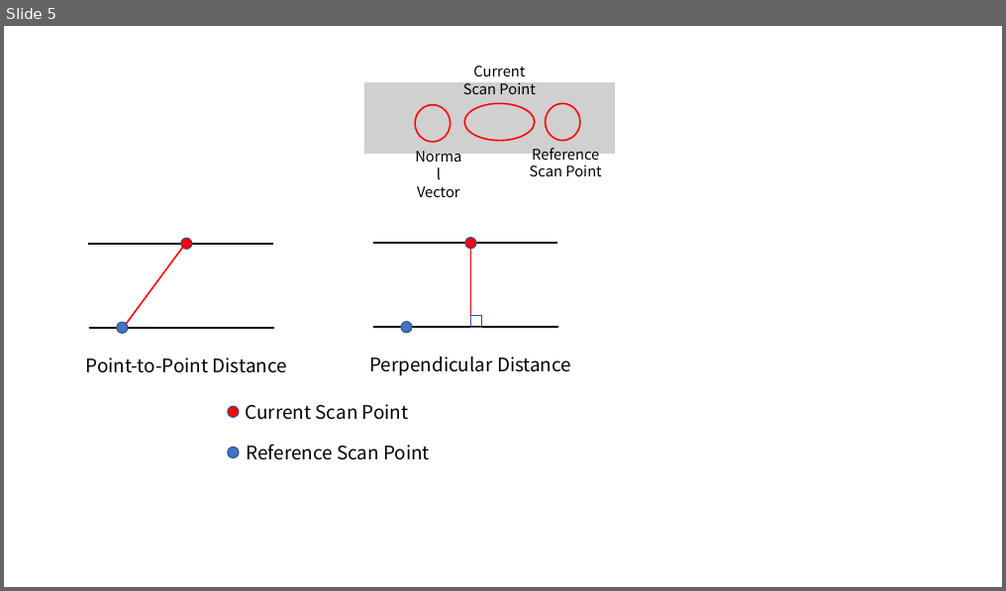
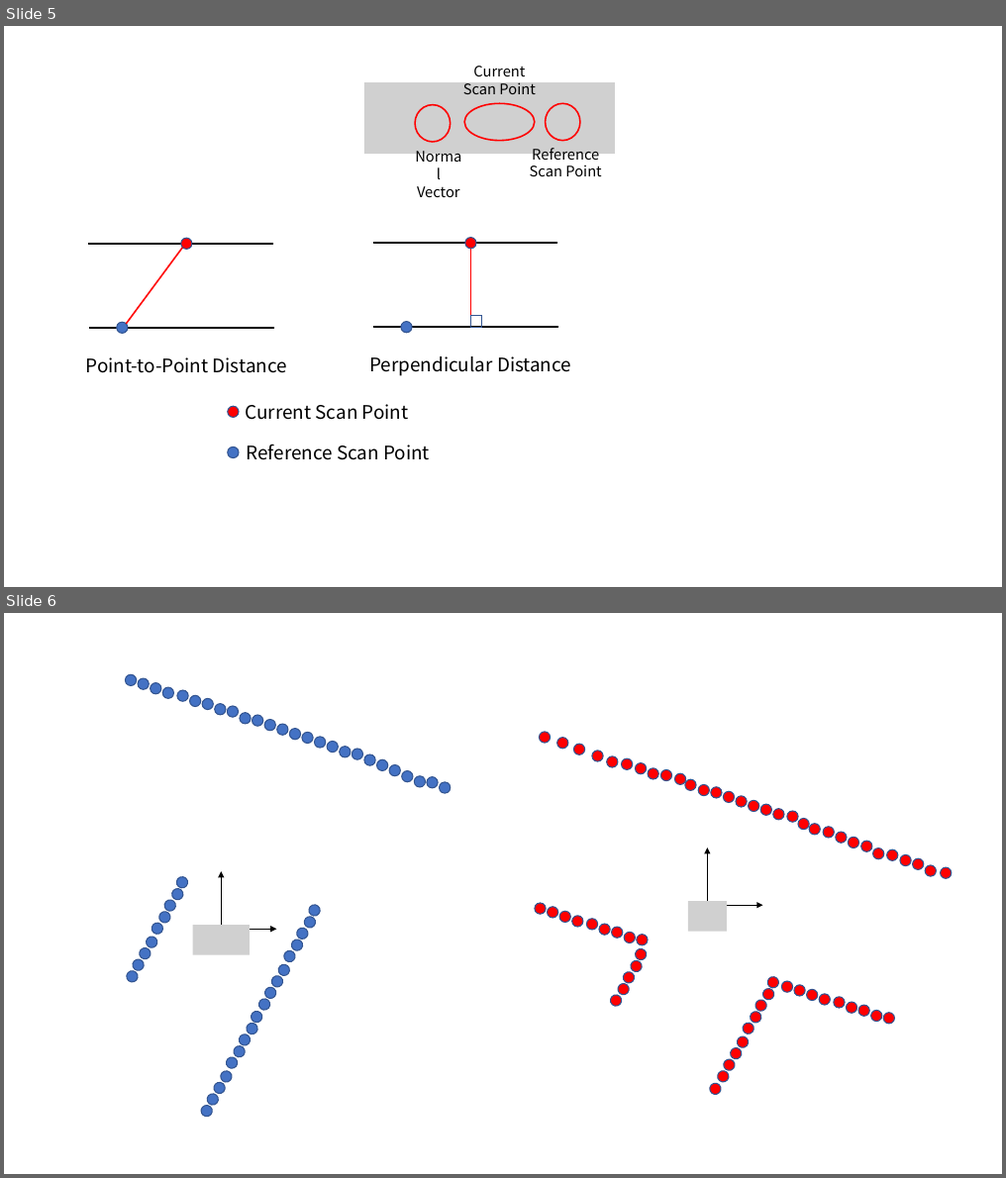
Before and after one commit to ShisatoYano/SLAMDesignUML, a slide deck: SLAM_Theoretical_Formulas.pptx. Shown one above the other, each under a label of ours: slide 5 before the commit, slides 5 and 6 after it. The pictures are 1006x591 and 1006x1178 pixels, drawn with LibreOffice and Linux fonts; fonts in the diff are those of the drawing; grey boxes stand for pictures. Boxes give left, top, right and bottom in pixels: in the first picture for what was removed or moved away, otherwise in the second. Text is boxed around its words. In the diff, an @@ line names an element or a change of style, - is before the commit and + after.

```diff
--- a/SLAM_Theoretical_Formulas.pptx
+++ b/SLAM_Theoretical_Formulas.pptx
@@ slide 6 added at box(4, 613, 1002, 1174), background #FFFFFF @@
@@ group added at box(126, 674, 450, 793): 26 ellipses @@
@@ group added at box(126, 876, 189, 983): 9 ellipses @@
@@ arrow added from (221, 930) to (221, 871), #000000 1 pt @@
@@ group added at box(535, 732, 951, 1096): 64 ellipses, 2 arrows, 1 picture @@
@@ group added at box(258, 904, 321, 1012): 9 ellipses @@
@@ picture added at box(193, 925, 250, 956) @@
@@ arrow added from (221, 929) to (276, 929), #000000 1 pt @@
@@ group added at box(200, 1010, 263, 1118): 9 ellipses @@
```
Also in this commit, not shown: 2 other slides added.
